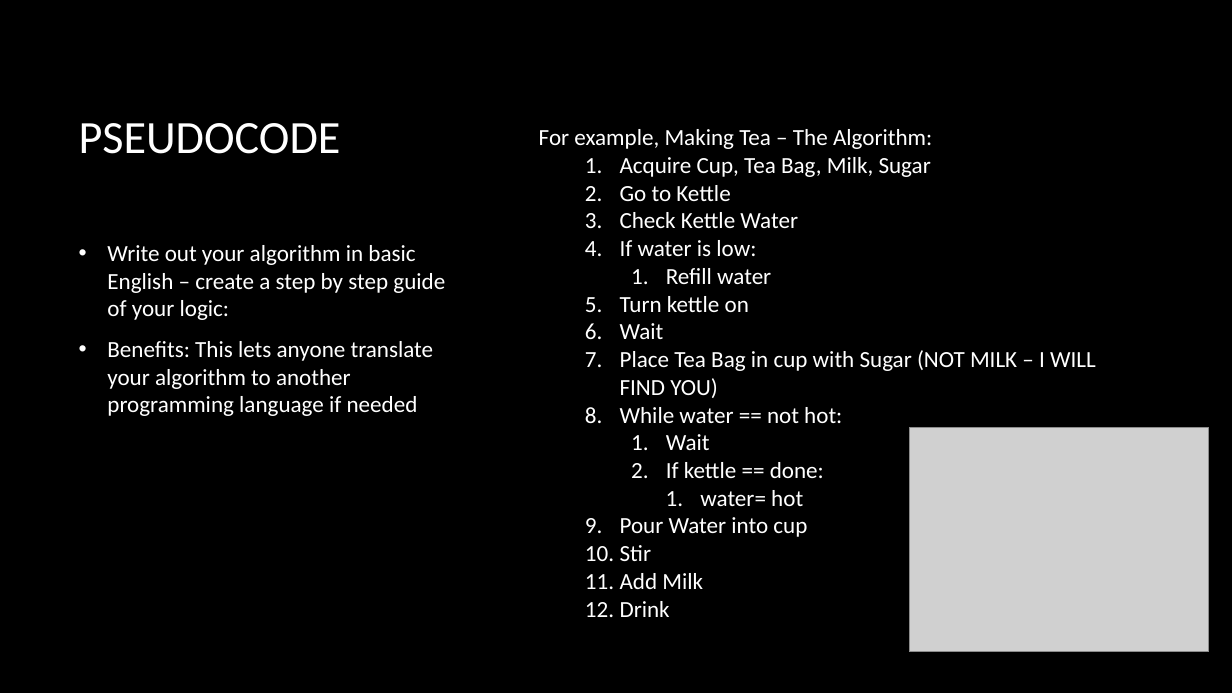
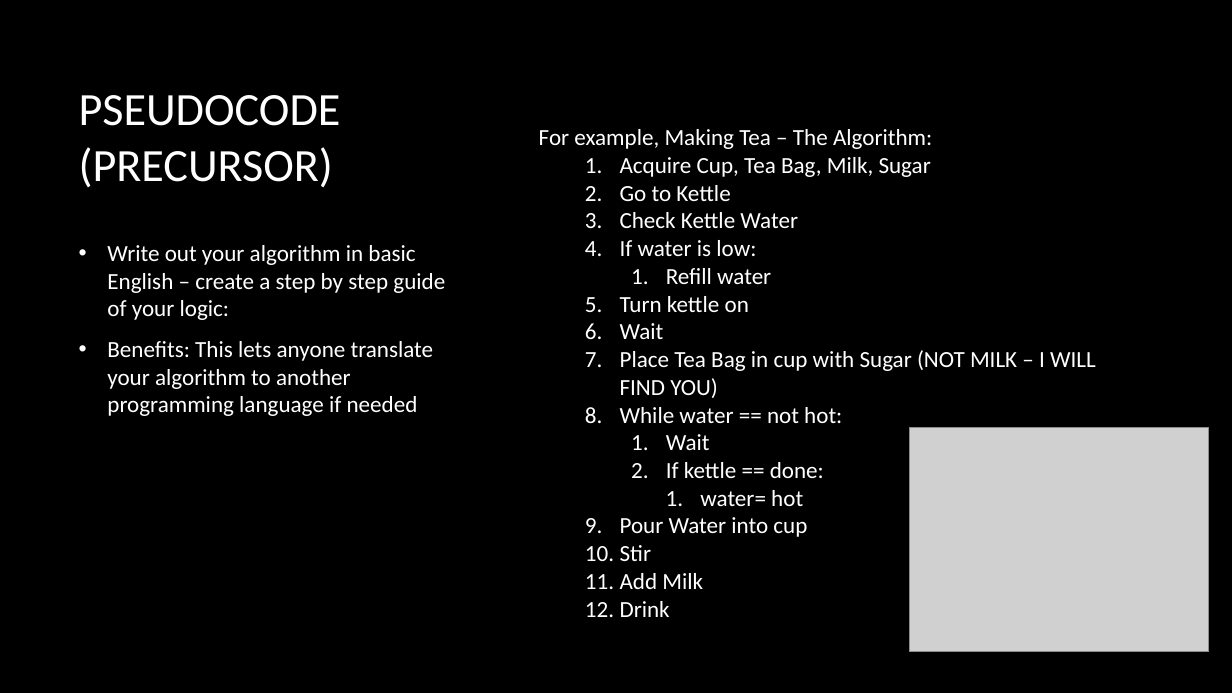
Before and after one commit to smandhai/Astro-Data-Handling-Tutorials, a slide deck: slide 17 of A Primer on Python Survival.pptx (slide 9 before the commit). Drawn at 1232x693 pixels with LibreOffice and Linux fonts; fonts in the diff are those of the drawing; grey boxes stand for pictures; background and template pictures are left out. Boxes give left, top, right and bottom in pixels: in the first picture for what was removed or moved away, otherwise in the second. Text is boxed around its words. In the diff, an @@ line names an element or a change of style, - is before the commit and + after.

```diff
--- a/A Primer on Python Survival.pptx
+++ b/A Primer on Python Survival.pptx
@@ title at <box>79,95,341,188</box>: text changed @@
-PSEUDOCODE
+PSEUDOCODE (PRECURSOR)
```
Also in this commit, not shown: 3 other slides changed, 4 slides added, 2 slides removed, 1 other file.
